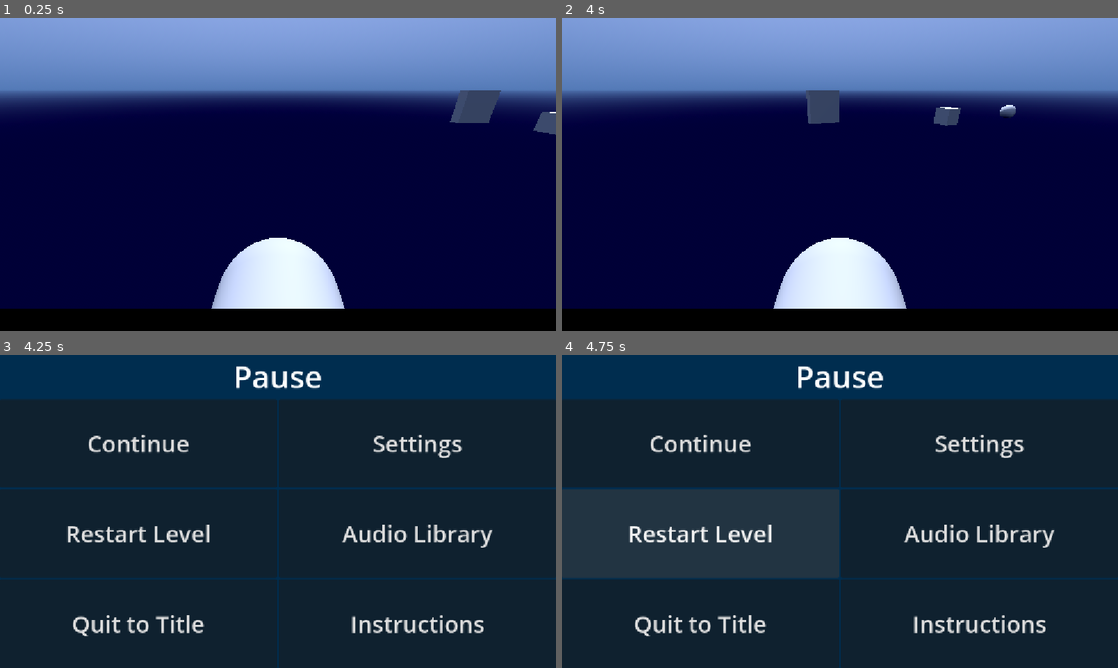
Above: before the commit, frames 1-4 (two rows, left to right).
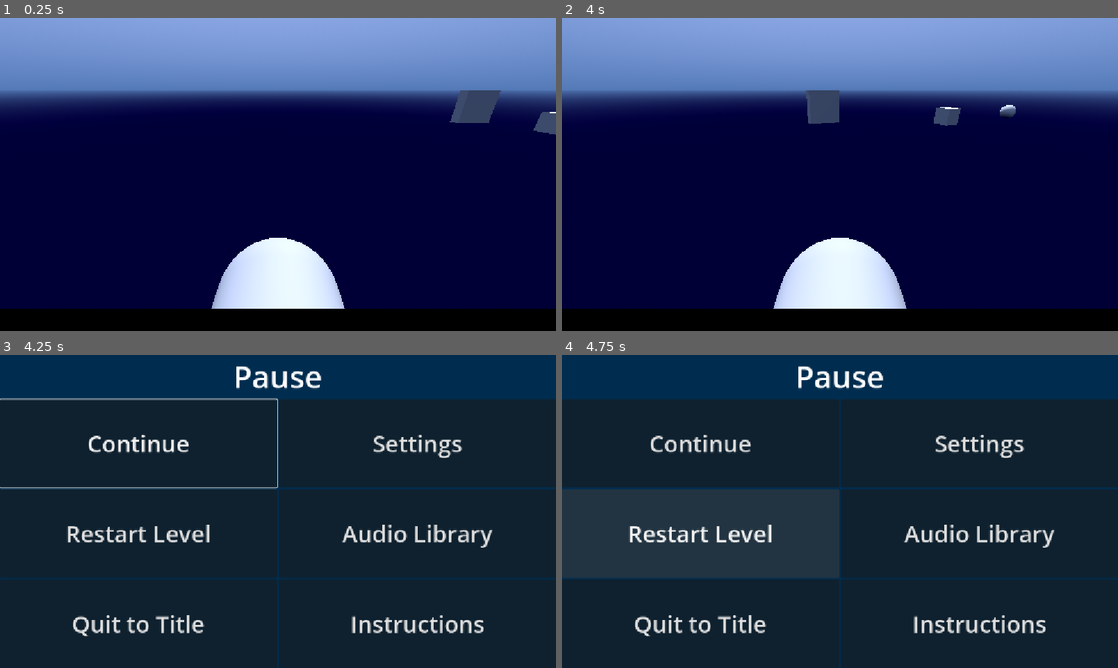
Above: after the commit, the same moments.

Repository: PeterDrake/yachtsinkers
Game: Godot game, scene res://yachtsinkers.tscn
Same seed, same stepped clock (60 frames per second), same inputs: the game is played once before the commit and once after it. Sound files missing from this copy of the repository are replaced by a short silence.
Inputs:
- Up to frame 1 (0.25 s): no input
- Up to frame 2 (4 s): hold Right (right) 0.53-1.28 s; tap one key every 0.75 s from 0.6 s: 1 (bite) 2 (dive) 3 (slap) Space (space) 1 (bite); hold Left (left) 1.28-2.03 s; hold Right (right) 2.03-2.78 s; hold Up (forward) 2.78-3.53 s; hold Left (left) from 3.53 s (still down)
- Up to frame 3 (4.25 s): keep holding Left (left); tap Escape (pause) at 4.15 s
- Up to frame 4 (4.75 s): release Left (left) at 4.25 s; click "Restart Level" at 4.25 s

Frames 1-2 are identical in both runs. In frame 3, 0.7% of the frame differs, in the area x 0-50%, y 13-43%; in frame 4, nothing differs.
Error in both runs: Out of bounds get index '0' (on base: 'PackedStringArray') (res://speech.gd:3)

Commit message:
Improved arrow navigation of pause buttons

Diff:
--- a/level.tscn
+++ b/level.tscn
@@ -63,10 +63,10 @@
 [node name="DelilahOrca" parent="." unique_id=1879044386 instance=ExtResource("7_8b0r0")]
 transform = Transform3D(1, 0, 0, 0, 1, 0, 0, 0, 1, 10.890306, 0, 11.736488)
 text = "You found another orca!
-GLADIS: Get in, loser. We're going YachtSinking.
+GLADIS: Get in loser. We're going YachtSinking.
 DELILAH: Schweet.
 GLADIS: Any advice, Delilah?
-DELILAH: Try to ram the yacht very, very hard.
+DELILAH: Try to ram the yacht very very hard.
 Your ram damage has increased."
 
 [node name="PhilOrca" parent="." unique_id=1538291848 instance=ExtResource("7_8b0r0")]
--- a/pause_menu.gd
+++ b/pause_menu.gd
@@ -1,4 +1,6 @@
 extends Control
+
+@onready var yachtsinkers := get_node("..")
 
 func _process(_delta: float) -> void:
 	if Input.is_action_just_pressed("pause"):
@@ -10,3 +12,11 @@
 			print("pause")
 			get_tree().paused = true
 			show()
+
+func _on_visibility_changed() -> void:
+	if visible:
+		$VBoxContainer/HBoxContainer/VBoxContainer/ContinueButton.grab_focus()
+	else:
+		if yachtsinkers:
+			var caption = yachtsinkers.current_level.find_child("Caption")
+			caption.grab_focus()
--- a/pause_menu.tscn
+++ b/pause_menu.tscn
@@ -51,18 +51,33 @@
 [node name="ContinueButton" type="Button" parent="VBoxContainer/HBoxContainer/VBoxContainer" unique_id=2049052619]
 layout_mode = 2
 size_flags_vertical = 3
+focus_neighbor_right = NodePath("../RestartButton")
+focus_neighbor_bottom = NodePath("../RestartButton")
+focus_next = NodePath("../RestartButton")
 theme_override_font_sizes/font_size = 48
 text = "Continue"
 
 [node name="RestartButton" type="Button" parent="VBoxContainer/HBoxContainer/VBoxContainer" unique_id=1038856797]
 layout_mode = 2
 size_flags_vertical = 3
+focus_neighbor_left = NodePath("../ContinueButton")
+focus_neighbor_top = NodePath("../ContinueButton")
+focus_neighbor_right = NodePath("../QuitButton")
+focus_neighbor_bottom = NodePath("../QuitButton")
+focus_next = NodePath("../QuitButton")
+focus_previous = NodePath("../ContinueButton")
 theme_override_font_sizes/font_size = 48
 text = "Restart Level"
 
 [node name="QuitButton" type="Button" parent="VBoxContainer/HBoxContainer/VBoxContainer" unique_id=1365439469]
 layout_mode = 2
 size_flags_vertical = 3
+focus_neighbor_left = NodePath("../RestartButton")
+focus_neighbor_top = NodePath("../RestartButton")
+focus_neighbor_right = NodePath("../../VBoxContainer2/SettingsButton")
+focus_neighbor_bottom = NodePath("../../VBoxContainer2/SettingsButton")
+focus_next = NodePath("../../VBoxContainer2/SettingsButton")
+focus_previous = NodePath("../RestartButton")
 theme_override_font_sizes/font_size = 48
 text = "Quit to Title"
 
@@ -73,17 +88,34 @@
 [node name="SettingsButton" type="Button" parent="VBoxContainer/HBoxContainer/VBoxContainer2" unique_id=912260969]
 layout_mode = 2
 size_flags_vertical = 3
+focus_neighbor_left = NodePath("../../VBoxContainer/QuitButton")
+focus_neighbor_top = NodePath("../../VBoxContainer/QuitButton")
+focus_neighbor_right = NodePath("../AudioLibraryButton")
+focus_neighbor_bottom = NodePath("../AudioLibraryButton")
+focus_next = NodePath("../AudioLibraryButton")
+focus_previous = NodePath("../../VBoxContainer/QuitButton")
 theme_override_font_sizes/font_size = 48
 text = "Settings"
 
 [node name="AudioLibraryButton" type="Button" parent="VBoxContainer/HBoxContainer/VBoxContainer2" unique_id=617347346]
 layout_mode = 2
 size_flags_vertical = 3
+focus_neighbor_left = NodePath("../SettingsButton")
+focus_neighbor_top = NodePath("../SettingsButton")
+focus_neighbor_right = NodePath("../InstructionsButton")
+focus_neighbor_bottom = NodePath("../InstructionsButton")
+focus_next = NodePath("../InstructionsButton")
+focus_previous = NodePath("../SettingsButton")
 theme_override_font_sizes/font_size = 48
 text = "Audio Library"
 
 [node name="InstructionsButton" type="Button" parent="VBoxContainer/HBoxContainer/VBoxContainer2" unique_id=617886323]
 layout_mode = 2
 size_flags_vertical = 3
+focus_neighbor_left = NodePath("../AudioLibraryButton")
+focus_neighbor_top = NodePath("../AudioLibraryButton")
+focus_previous = NodePath("../AudioLibraryButton")
 theme_override_font_sizes/font_size = 48
 text = "Instructions"
+
+[connection signal="visibility_changed" from="." to="." method="_on_visibility_changed"]
--- a/yachtsinkers.gd
+++ b/yachtsinkers.gd
@@ -1 +1,3 @@
 extends Node3D
+
+@onready var current_level = $Level
